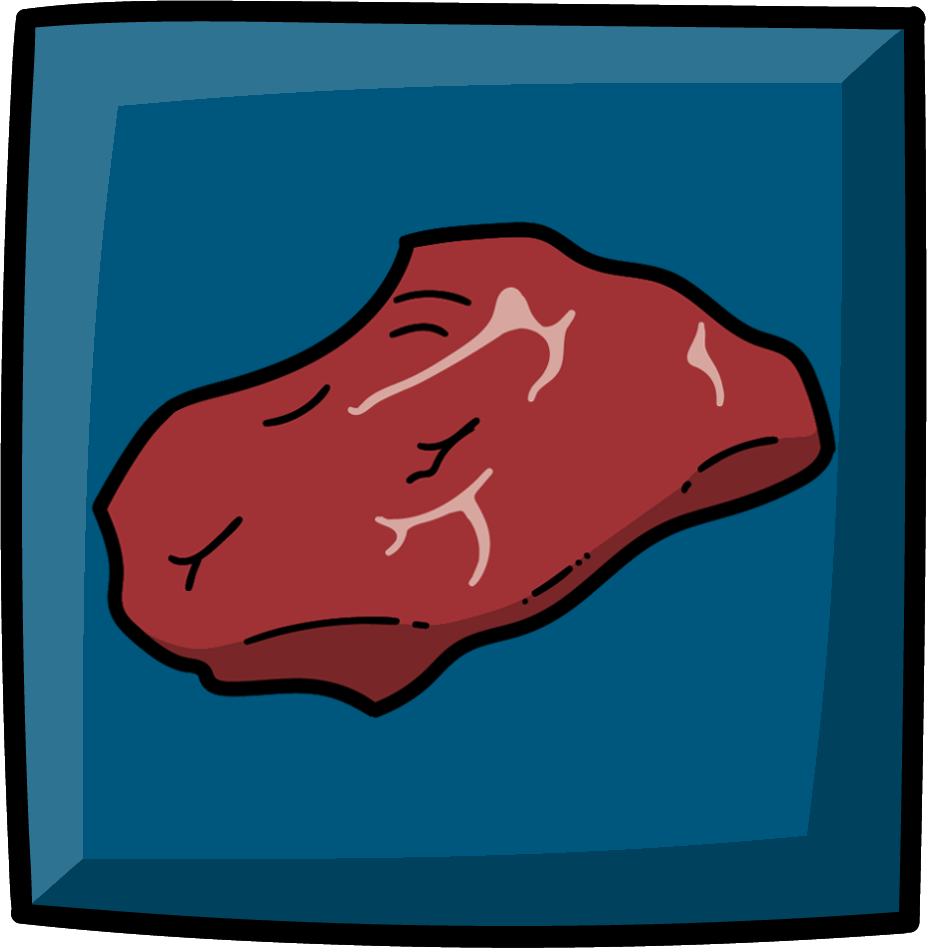
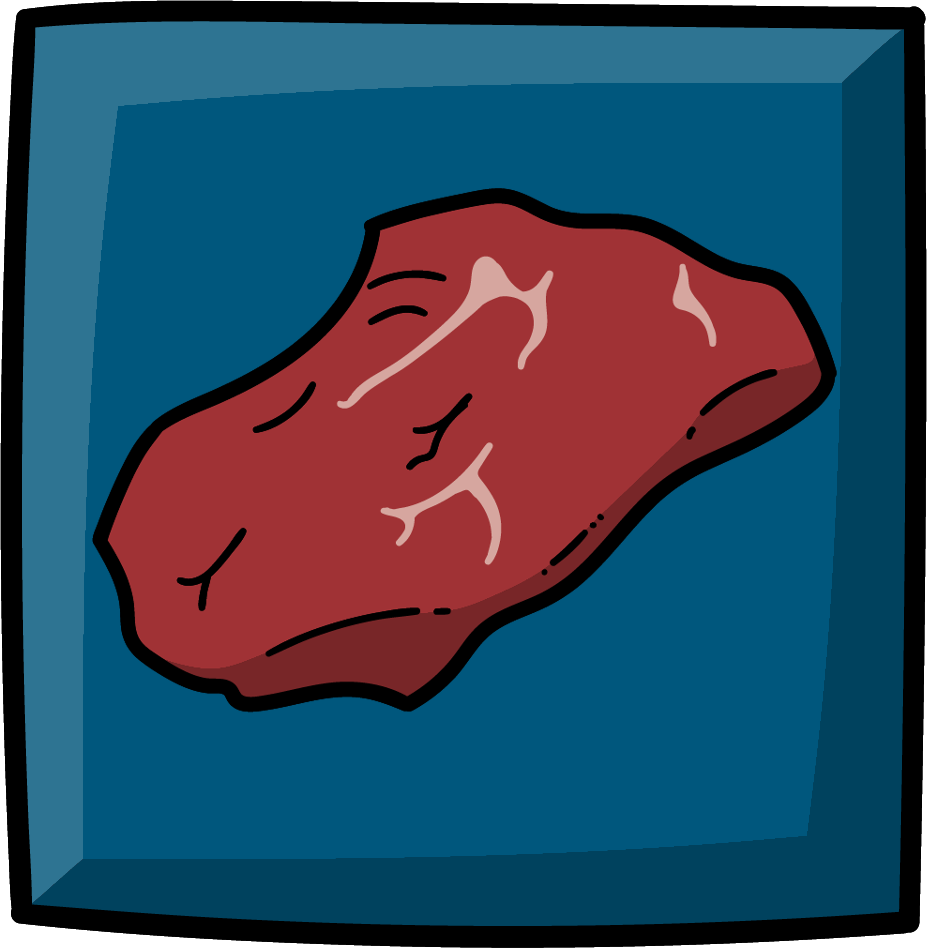
Two versions of the same layered image (w=927, h=948). Layer-by-layer changes:
painted on "Pasted Layer" over left=91, top=188, right=837, bottom=719
